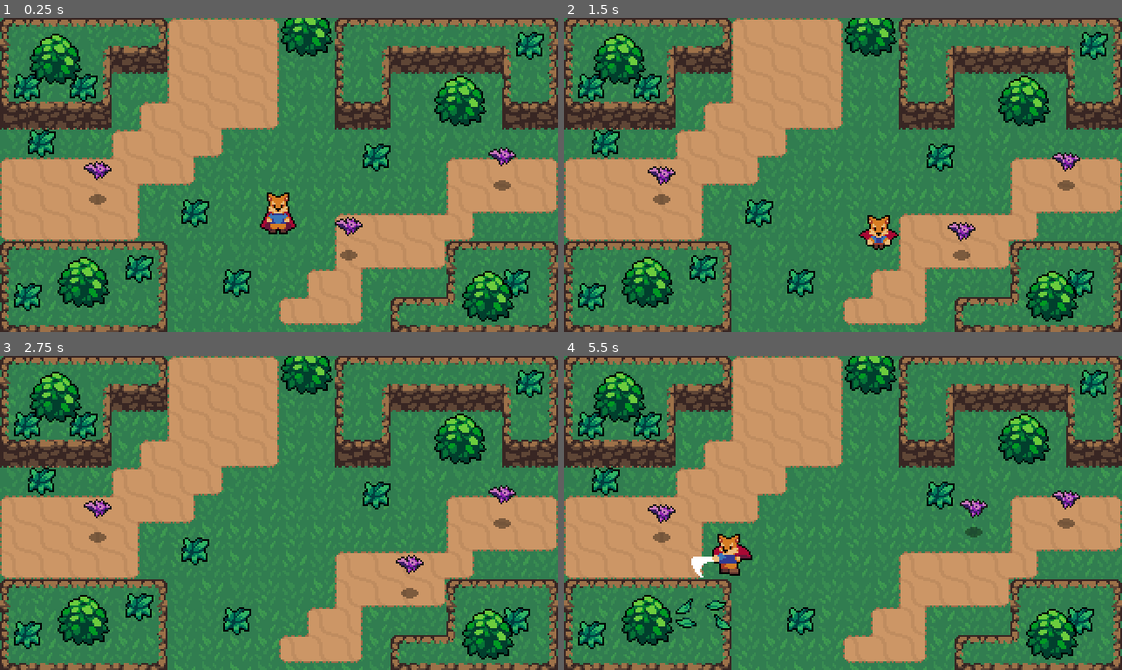
Above: before the commit, frames 1-4 (two rows, left to right).
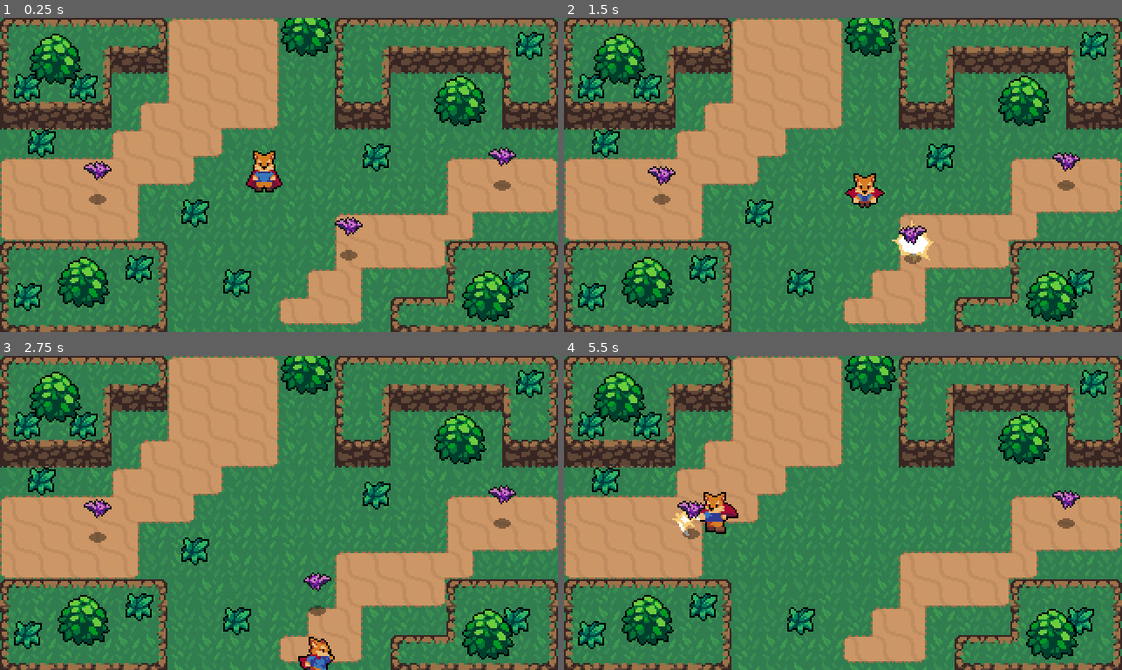
Above: after the commit, the same moments.

Repository: vikram3/Potato-the-Traveler
Game: Godot game, scene res://world.tscn
Same seed, same stepped clock (60 frames per second), same inputs: the game is played once before the commit and once after it.
Inputs (mouse positions are in pixels of both pictures, inside the frame that each line leads up to):
- Up to frame 1 (0.25 s): no input
- Up to frame 2 (1.5 s): move the mouse to (965, 159) at 0.52 s; hold D (Move_Right) 0.53-1.28 s; click (965, 159) at 0.6 s; move the mouse to (731, 190) at 1.27 s; hold S (Move_Down) from 1.28 s (still down); tap Shift (roll) at 1.35 s
- Up to frame 3 (2.75 s): move the mouse to (334, 443) at 2.02 s; release S (Move_Down) at 2.03 s; hold D (Move_Right) from 2.03 s (still down); click (334, 443) at 2.1 s
- Up to frame 4 (5.5 s): move the mouse to (815, 575) at 2.77 s; release D (Move_Right) at 2.78 s; hold W (Move_Up) 2.78-3.53 s; tap Shift (roll) at 2.85, 4.35 s; move the mouse to (1010, 560) at 3.52 s; hold A (Move_Left) 3.53-5.03 s; click (1010, 560) at 3.6 s; move the mouse to (675, 465) at 4.27 s; move the mouse to (870, 513) at 5.02 s; hold S (Move_Down) from 5.03 s (still down); click (870, 513) at 5.1 s

The runs differ from the first frame. In frame 1, 1.2% of the frame differs, in the area x 44-54%, y 42-69%; in frame 2, 1.8%; in frame 3, 0.9%; in frame 4, 3.2%, in the area x 15-76%, y 40-88%.

Commit message:
Starting Enemy AI (Bat)
Created a player detection zone so it can follow the player when they enter a certain range.

Diff:
--- /dev/null
+++ b/Enemies/PlayerDetectionZone.gd
@@ -0,0 +1,12 @@
+extends Area2D
+
+var player = null
+
+func can_see_player():
+	return player != null
+
+func _on_body_entered(body):
+	player = body
+
+func _on_body_exited(body):
+	player = null
--- a/Enemies/bat.gd
+++ b/Enemies/bat.gd
@@ -1,11 +1,50 @@
 extends CharacterBody2D
 
 const EnemyDeathEffect = preload("res://Effects/enemy_death_effect.tscn")
+
+@export var ACCELERATION = 300
+@export var MAX_SPEED = 50
+@export var FRICTION = 200
+
+enum {
+	IDLE,
+	WANDER,
+	CHASE
+}
+var state = CHASE
+
+@onready var sprite = $AnimatedSprite
 @onready var stats = $Stats
+@onready var playerDetectionZone = $PlayerDetection
+@onready var startPosition = get_global_transform().origin
 
 func _physics_process(delta):
-	velocity = velocity.move_toward(Vector2.ZERO, 200 * delta)
+	velocity = velocity.move_toward(Vector2.ZERO, FRICTION * delta)
 	move_and_slide()
+	match state:
+		IDLE:
+			velocity = velocity.move_toward(Vector2.ZERO, FRICTION * delta)
+			seek_player()
+		WANDER:
+			pass
+		CHASE:
+			var player = playerDetectionZone.player
+			if player != null:
+				var direction = global_position.direction_to(player.global_position)
+				velocity = velocity.move_toward(direction * MAX_SPEED, ACCELERATION)
+				print("IM CHASIN")
+			else:
+				state = IDLE
+				#velocity = velocity.move_toward(startPosition * MAX_SPEED, ACCELERATION)
+				print("DONE CHASIN")
+			sprite.flip_h = velocity.x < 0
+
+	move_and_slide()
+
+func seek_player():
+	if playerDetectionZone.can_see_player():
+		state = CHASE
+		print("I SEE YOU")
 
 func _on_hurtbox_area_entered(area):
 	stats.health -= area.damage
--- a/Enemies/bat.tscn
+++ b/Enemies/bat.tscn
@@ -1,10 +1,11 @@
-[gd_scene load_steps=14 format=3 uid="uid://cdo7umox44b64"]
+[gd_scene load_steps=16 format=3 uid="uid://cdo7umox44b64"]
 
 [ext_resource type="Texture2D" uid="uid://cntv0vvjoyf86" path="res://Enemies/Bat.png" id="1_atl5v"]
 [ext_resource type="Script" path="res://Enemies/bat.gd" id="1_wlirj"]
 [ext_resource type="Texture2D" uid="uid://de44kldeeq4b" path="res://Shadows/SmallShadow.png" id="2_nfx6y"]
 [ext_resource type="PackedScene" uid="uid://bvite1qic5j1a" path="res://Overlap/hurtbox.tscn" id="4_n2qg0"]
 [ext_resource type="PackedScene" uid="uid://dk7ckqq8mq2nr" path="res://Stats.tscn" id="5_n75ol"]
+[ext_resource type="PackedScene" uid="uid://cms5nxy1iwkm2" path="res://Enemies/player_detection.tscn" id="6_gpued"]
 
 [sub_resource type="AtlasTexture" id="AtlasTexture_etelw"]
 atlas = ExtResource("1_atl5v")
@@ -56,10 +57,14 @@
 radius = 8.0
 height = 20.0
 
+[sub_resource type="CircleShape2D" id="CircleShape2D_gh5m0"]
+radius = 32.0
+
 [node name="Bat" type="CharacterBody2D"]
 collision_layer = 16
 platform_floor_layers = 4294967264
 script = ExtResource("1_wlirj")
+MAX_SPEED = 25
 
 [node name="AnimatedSprite" type="AnimatedSprite2D" parent="."]
 sprite_frames = SubResource("SpriteFrames_bmlea")
@@ -85,7 +90,17 @@
 [node name="Stats" parent="." instance=ExtResource("5_n75ol")]
 max_health = 3
 
+[node name="PlayerDetection" parent="." instance=ExtResource("6_gpued")]
+collision_layer = 0
+collision_mask = 2
+
+[node name="CollisionShape2D" parent="PlayerDetection" index="0"]
+position = Vector2(0, -8)
+shape = SubResource("CircleShape2D_gh5m0")
+debug_color = Color(0.984314, 0.113725, 0.109804, 0.258824)
+
 [connection signal="area_entered" from="Hurtbox" to="." method="_on_hurtbox_area_entered"]
 [connection signal="no_health" from="Stats" to="." method="_on_stats_no_health"]
 
 [editable path="Hurtbox"]
+[editable path="PlayerDetection"]
--- /dev/null
+++ b/Enemies/player_detection.tscn
@@ -0,0 +1,11 @@
+[gd_scene load_steps=2 format=3 uid="uid://cms5nxy1iwkm2"]
+
+[ext_resource type="Script" path="res://Enemies/PlayerDetectionZone.gd" id="1_rr35y"]
+
+[node name="PlayerDetection" type="Area2D"]
+script = ExtResource("1_rr35y")
+
+[node name="CollisionShape2D" type="CollisionShape2D" parent="."]
+
+[connection signal="body_entered" from="." to="." method="_on_body_entered"]
+[connection signal="body_exited" from="." to="." method="_on_body_exited"]
--- a/world.tscn
+++ b/world.tscn
@@ -856,7 +856,7 @@
 layer_0/tile_data = PackedInt32Array(0, 0, 0, 65536, 0, 2, 65537, 131072, 2, 1, 327680, 0, 7, 65536, 3, 8, 65536, 3, 9, …(262 unchanged characters)…
 
 [node name="Player" parent="." instance=ExtResource("2_7prvd")]
-position = Vector2(160, 120)
+position = Vector2(152, 96)
 
 [node name="Bushes" type="Node2D" parent="."]
 y_sort_enabled = true
